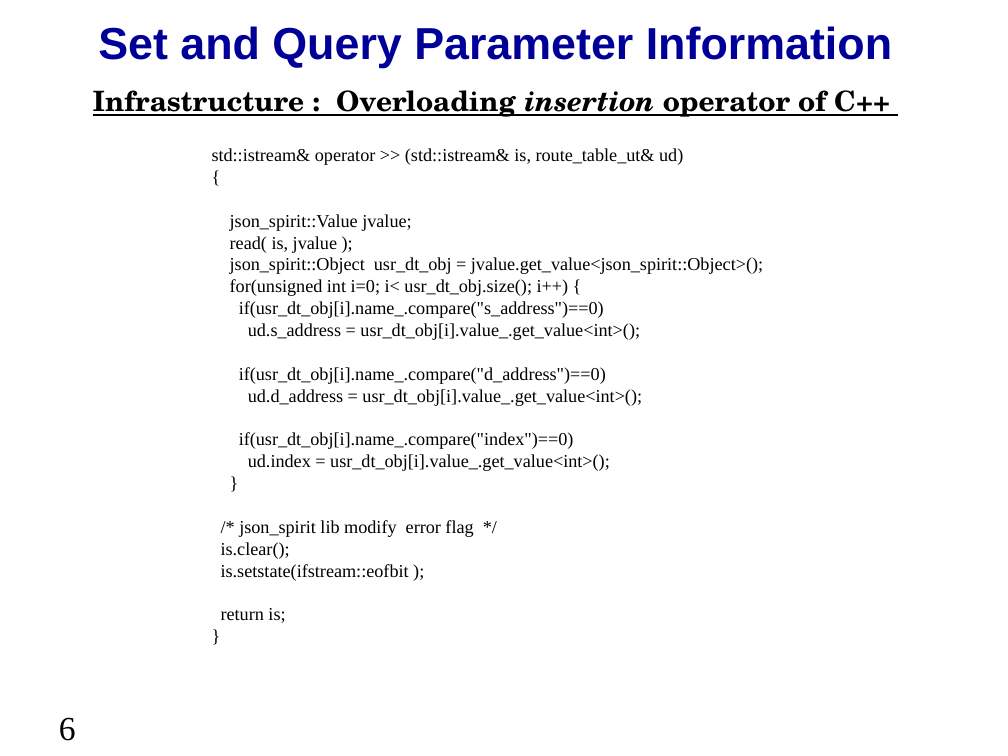
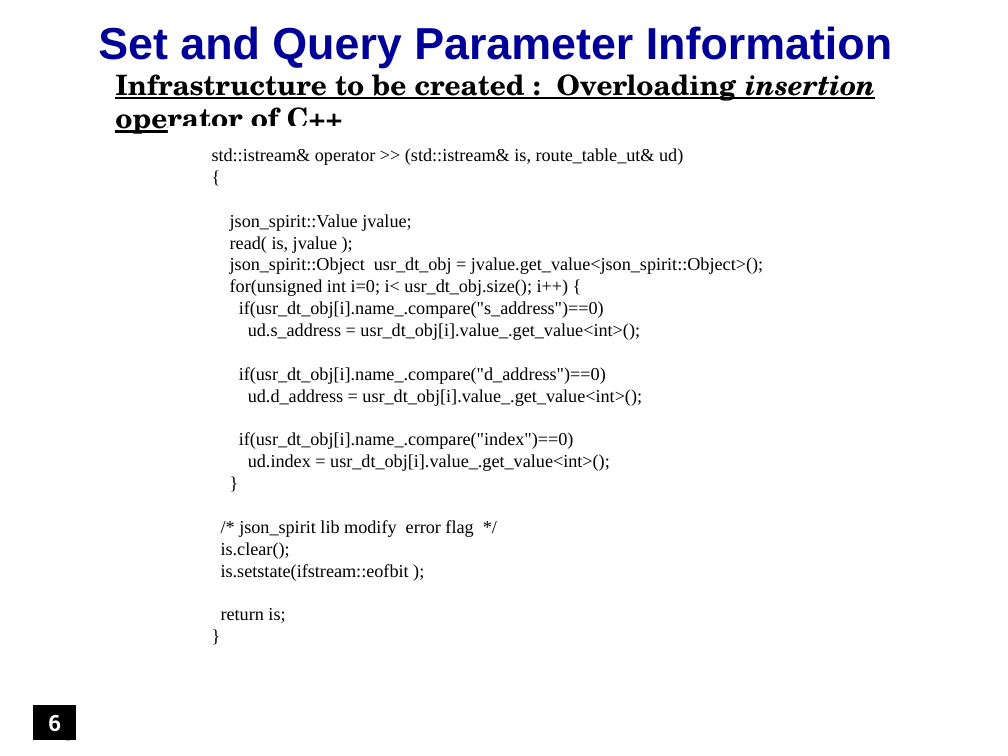
Before and after one commit to accellera-official/cci, a slide deck: slide 6 of examples/ex16_User_Defined_Data_Type/docs/ex16_User_Defined_Data_Type.ppt. Drawn at 1008x756 pixels with LibreOffice and Linux fonts; fonts in the diff are those of the drawing; background and template pictures are left out. Boxes give left, top, right and bottom in pixels: in the first picture for what was removed or moved away, otherwise in the second. Text is boxed around its words. In the diff, an @@ line names an element or a change of style, - is before the commit and + after.

```diff
--- a/examples/ex16_User_Defined_Data_Type/docs/ex16_User_Defined_Data_Type.ppt
+++ b/examples/ex16_User_Defined_Data_Type/docs/ex16_User_Defined_Data_Type.ppt
@@ text at box(115, 66, 876, 134): text changed @@
-Infrastructure : Overloading insertion operator of C++
+Infrastructure to be created : Overloading insertion operator of C++
@@ rectangle added at box(33, 706, 76, 739), fill #000000, outline #000000 0.74 pt, 16 pt, text #FFFFFF, bold @@
+6
```
Also in this commit, not shown: 18 other slides changed, 11 other files.
